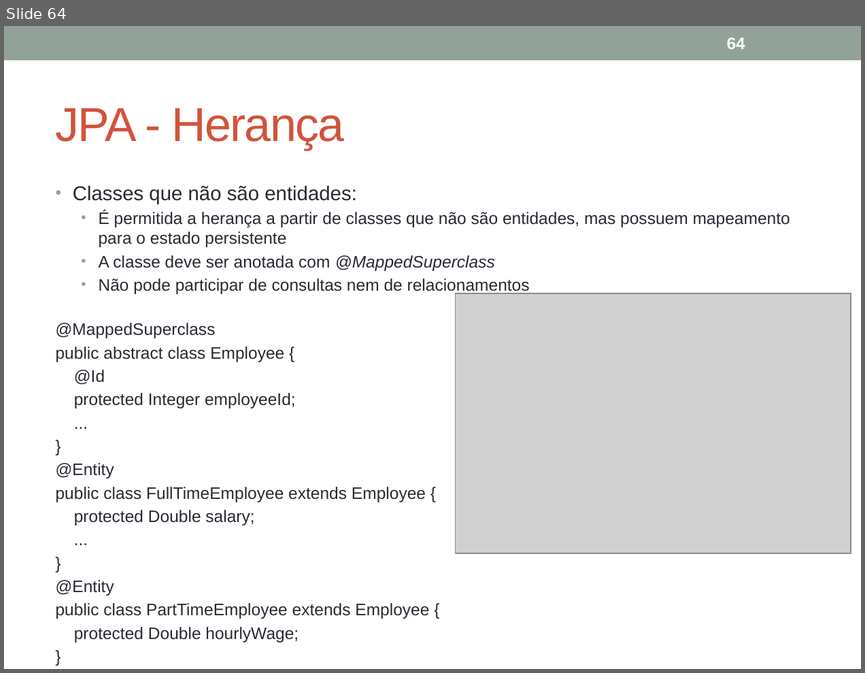
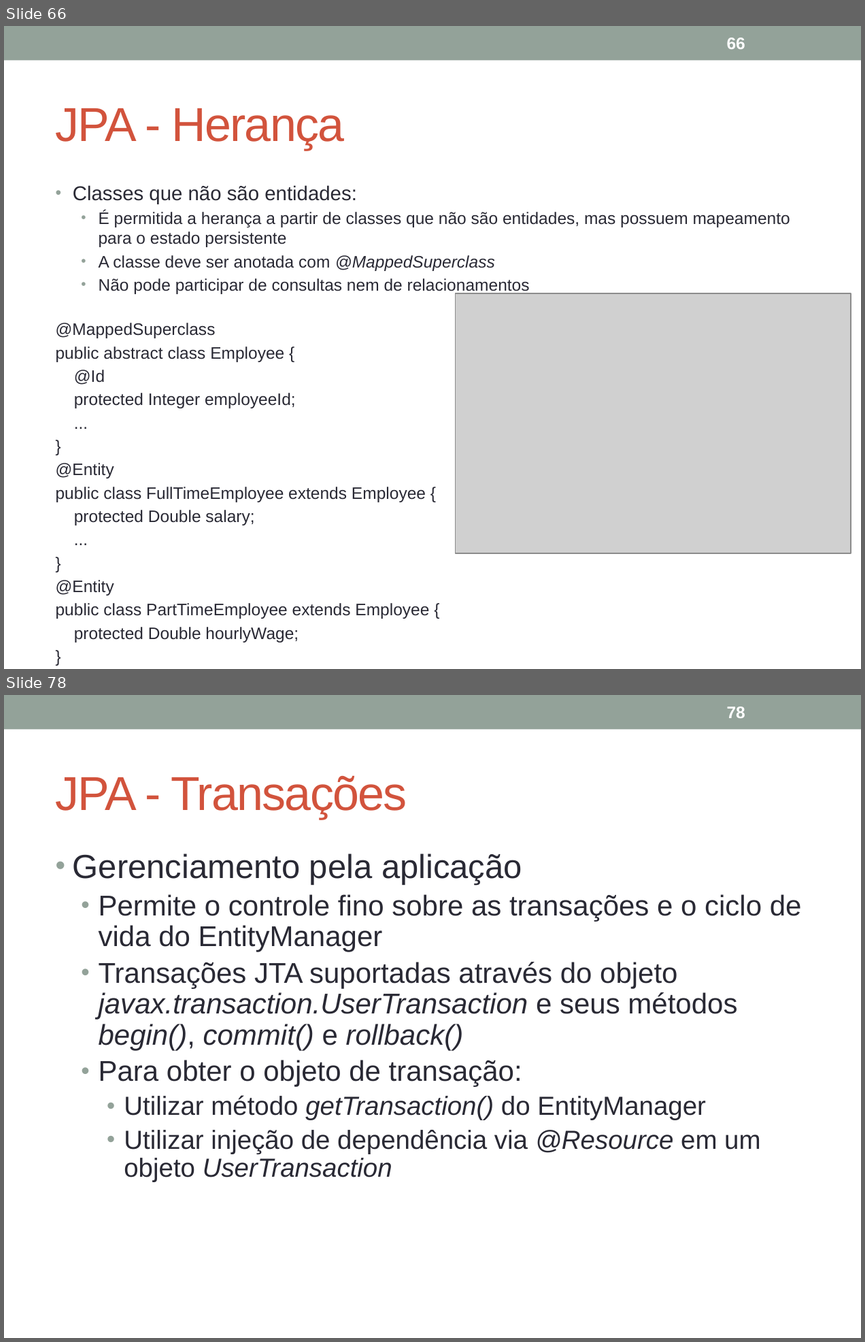
Before and after one commit to VanusaASilva/VanusaASilva, a slide deck: Material/JavaEE_JPA.pptx. Shown one above the other, each under a label of ours: slide 64 before the commit, slides 66 and 78 after it; the slides between them are not shown. The pictures are 865x673 and 865x1342 pixels, drawn with LibreOffice and Linux fonts; fonts in the diff are those of the drawing; grey boxes stand for pictures. Boxes give left, top, right and bottom in pixels: in the first picture for what was removed or moved away, otherwise in the second. Text is boxed around its words. In the diff, an @@ line names an element or a change of style, - is before the commit and + after.

```diff
--- a/Material/JavaEE_JPA.pptx
+++ b/Material/JavaEE_JPA.pptx
@@ slide 78 added at <box>4,695,861,1338</box>, background #FFFFFF; not listed: 1 template element that a slide beside it also shows @@
@@ page number added at <box>727,707,745,718</box>, 14 pt, text #FFFFFF, bold @@
+78
@@ title added at <box>56,776,407,819</box>, 40 pt, text #D2533C @@
+JPA - Transações
@@ text added at <box>73,853,802,1182</box>, 24 pt, text #292934 @@
+• Gerenciamento pela aplicação
+  • Permite o controle fino sobre as transações e o ciclo de vida do EntityManager
+  • Transações JTA suportadas através do objeto javax.transaction.UserTransaction e seus métodos begin(), commit() e rollback()
+  • Para obter o objeto de transação:
+    • Utilizar método getTransaction() do EntityManager
+    • Utilizar injeção de dependência via @Resource em um objeto UserTransaction
@@ what was slide 64 is now slide 66 @@
@@ page number at <box>727,38,745,49</box>: text changed @@
-64
+66
```
Also in this commit, not shown: 1 slide changed, 91 other slides added, 55 other files.
